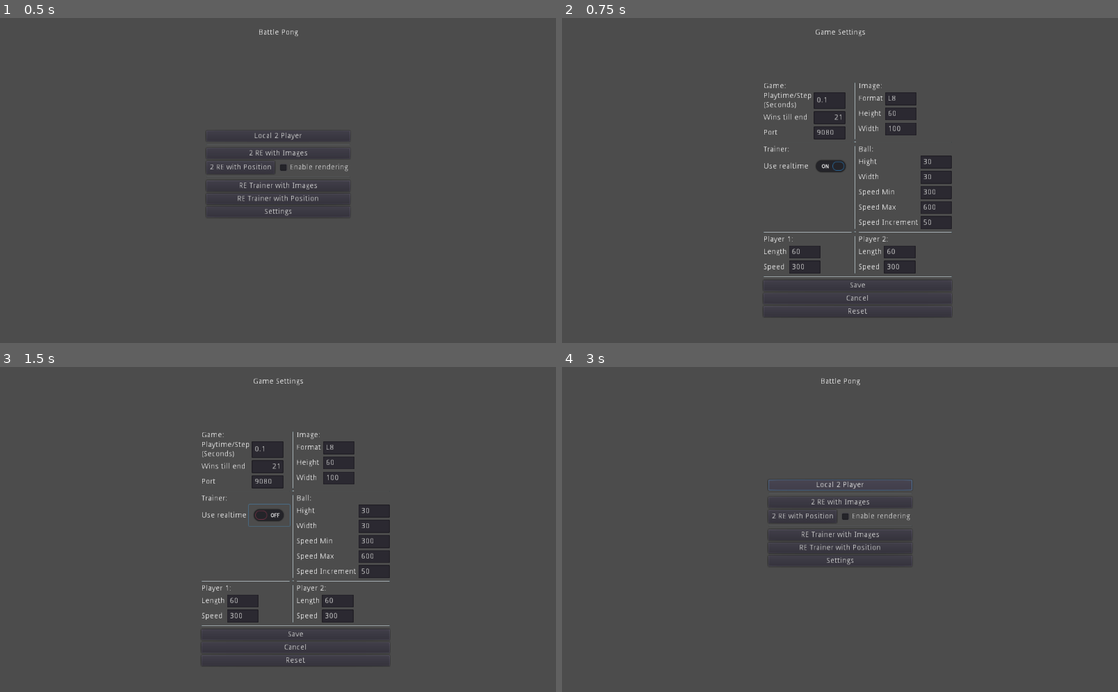
Above: before the commit, frames 1-4 (two rows, left to right).
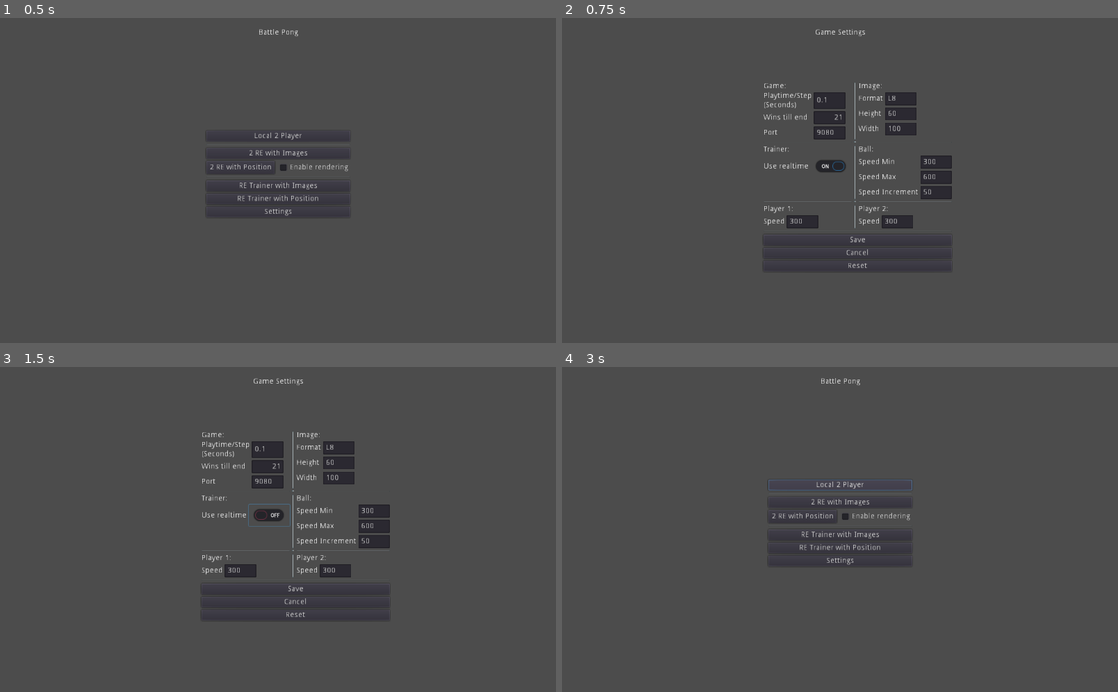
Above: after the commit, the same moments.

Repository: Usatas/Battle-Pong
Game: Godot game, scene res://MainMenu.tscn
The game is run twice, just before and just after one commit, with the same random seed, the same clock (stepped at 60 frames per second) and the same inputs.
Inputs (mouse positions are in pixels of both pictures, inside the frame that each line leads up to):
- Up to frame 1 (0.5 s): no input
- Up to frame 2 (0.75 s): click "Settings" at 0.5 s
- Up to frame 3 (1.5 s): click (266, 516) at 1.25 s
- Up to frame 4 (3 s): click "Cancel" at 2 s; click "Local 2 Player" at 2.75 s

Frame 1 is identical in both runs. In frame 2, 2.4% of the frame differs, in the area x 36-71%, y 43-93%; in frame 3, 2.4%; in frame 4, nothing differs.

Commit message:
Einstellungen zum &auml;ndern von Elementgr&ouml;ßen vorerst ausgeblendet* Feature wird zu einem sp&auml;teren Zeitpunkt eingebaut => Issue erstellt

Diff:
--- a/Battle Pong/SettingsWindow.tscn
+++ b/Battle Pong/SettingsWindow.tscn
@@ -38,7 +38,7 @@
 
 [node name="grid_settings" type="GridContainer" parent="VBoxContainer"]
 margin_right = 347.0
-margin_bottom = 353.0
+margin_bottom = 269.0
 columns = 3
 __meta__ = {
 "_edit_use_anchors_": false
@@ -175,7 +175,7 @@
 [node name="vbox_trainer_settings" type="VBoxContainer" parent="VBoxContainer/grid_settings"]
 margin_top = 117.0
 margin_right = 163.0
-margin_bottom = 271.0
+margin_bottom = 215.0
 
 [node name="lbl_title_trainer_settings" type="Label" parent="VBoxContainer/grid_settings/vbox_trainer_settings"]
 margin_right = 163.0
@@ -240,13 +240,13 @@
 margin_left = 167.0
 margin_top = 117.0
 margin_right = 171.0
-margin_bottom = 271.0
+margin_bottom = 215.0
 
 [node name="vbox_ball_settings" type="VBoxContainer" parent="VBoxContainer/grid_settings"]
 margin_left = 175.0
 margin_top = 117.0
 margin_right = 347.0
-margin_bottom = 271.0
+margin_bottom = 215.0
 
 [node name="lbl_title_ball_settings" type="Label" parent="VBoxContainer/grid_settings/vbox_ball_settings"]
 margin_right = 172.0
@@ -256,89 +256,89 @@
 [node name="grid_ball_settings" type="GridContainer" parent="VBoxContainer/grid_settings/vbox_ball_settings"]
 margin_top = 18.0
 margin_right = 172.0
-margin_bottom = 154.0
+margin_bottom = 98.0
 columns = 2
 
 [node name="lbl_ball_height" type="Label" parent="VBoxContainer/grid_settings/vbox_ball_settings/grid_ball_settings"]
+visible = false
 margin_top = 5.0
 margin_right = 110.0
 margin_bottom = 19.0
 text = "Hight"
 
 [node name="input_ball_height" type="LineEdit" parent="VBoxContainer/grid_settings/vbox_ball_settings/grid_ball_settings"]
+visible = false
+margin_right = 58.0
+margin_bottom = 24.0
+
+[node name="lbl_ball_width" type="Label" parent="VBoxContainer/grid_settings/vbox_ball_settings/grid_ball_settings"]
+visible = false
+margin_top = 5.0
+margin_right = 110.0
+margin_bottom = 19.0
+text = "Width"
+
+[node name="input_ball_width" type="LineEdit" parent="VBoxContainer/grid_settings/vbox_ball_settings/grid_ball_settings"]
+visible = false
+margin_right = 58.0
+margin_bottom = 24.0
+
+[node name="lbl_ball_speed_min" type="Label" parent="VBoxContainer/grid_settings/vbox_ball_settings/grid_ball_settings"]
+margin_top = 5.0
+margin_right = 110.0
+margin_bottom = 19.0
+text = "Speed Min"
+
+[node name="input_ball_speed_min" type="LineEdit" parent="VBoxContainer/grid_settings/vbox_ball_settings/grid_ball_settings"]
 margin_left = 114.0
 margin_right = 172.0
 margin_bottom = 24.0
 
-[node name="lbl_ball_width" type="Label" parent="VBoxContainer/grid_settings/vbox_ball_settings/grid_ball_settings"]
+[node name="lbl_ball_speed_max" type="Label" parent="VBoxContainer/grid_settings/vbox_ball_settings/grid_ball_settings"]
 margin_top = 33.0
 margin_right = 110.0
 margin_bottom = 47.0
-text = "Width"
-
-[node name="input_ball_width" type="LineEdit" parent="VBoxContainer/grid_settings/vbox_ball_settings/grid_ball_settings"]
+text = "Speed Max"
+
+[node name="input_ball_speed_max" type="LineEdit" parent="VBoxContainer/grid_settings/vbox_ball_settings/grid_ball_settings"]
 margin_left = 114.0
 margin_top = 28.0
 margin_right = 172.0
 margin_bottom = 52.0
 
-[node name="lbl_ball_speed_min" type="Label" parent="VBoxContainer/grid_settings/vbox_ball_settings/grid_ball_settings"]
+[node name="lbl_ball_speed_increment" type="Label" parent="VBoxContainer/grid_settings/vbox_ball_settings/grid_ball_settings"]
 margin_top = 61.0
 margin_right = 110.0
 margin_bottom = 75.0
-text = "Speed Min"
-
-[node name="input_ball_speed_min" type="LineEdit" parent="VBoxContainer/grid_settings/vbox_ball_settings/grid_ball_settings"]
+text = "Speed Increment"
+
+[node name="input_ball_speed_increment" type="LineEdit" parent="VBoxContainer/grid_settings/vbox_ball_settings/grid_ball_settings"]
 margin_left = 114.0
 margin_top = 56.0
 margin_right = 172.0
 margin_bottom = 80.0
 
-[node name="lbl_ball_speed_max" type="Label" parent="VBoxContainer/grid_settings/vbox_ball_settings/grid_ball_settings"]
-margin_top = 89.0
-margin_right = 110.0
-margin_bottom = 103.0
-text = "Speed Max"
-
-[node name="input_ball_speed_max" type="LineEdit" parent="VBoxContainer/grid_settings/vbox_ball_settings/grid_ball_settings"]
-margin_left = 114.0
-margin_top = 84.0
-margin_right = 172.0
-margin_bottom = 108.0
-
-[node name="lbl_ball_speed_increment" type="Label" parent="VBoxContainer/grid_settings/vbox_ball_settings/grid_ball_settings"]
-margin_top = 117.0
-margin_right = 110.0
-margin_bottom = 131.0
-text = "Speed Increment"
-
-[node name="input_ball_speed_increment" type="LineEdit" parent="VBoxContainer/grid_settings/vbox_ball_settings/grid_ball_settings"]
-margin_left = 114.0
-margin_top = 112.0
-margin_right = 172.0
-margin_bottom = 136.0
-
 [node name="HSeparator7" type="HSeparator" parent="VBoxContainer/grid_settings"]
-margin_top = 275.0
-margin_right = 163.0
-margin_bottom = 279.0
+margin_top = 219.0
+margin_right = 163.0
+margin_bottom = 223.0
 
 [node name="VSeparator3" type="HSeparator" parent="VBoxContainer/grid_settings"]
 margin_left = 167.0
-margin_top = 275.0
+margin_top = 219.0
 margin_right = 171.0
-margin_bottom = 279.0
+margin_bottom = 223.0
 
 [node name="HSeparator2" type="HSeparator" parent="VBoxContainer/grid_settings"]
 margin_left = 175.0
-margin_top = 275.0
-margin_right = 347.0
-margin_bottom = 279.0
+margin_top = 219.0
+margin_right = 347.0
+margin_bottom = 223.0
 
 [node name="vbox_player_one_settings" type="VBoxContainer" parent="VBoxContainer/grid_settings"]
-margin_top = 283.0
-margin_right = 163.0
-margin_bottom = 353.0
+margin_top = 227.0
+margin_right = 163.0
+margin_bottom = 269.0
 
 [node name="lbl_title_player_one_settings" type="Label" parent="VBoxContainer/grid_settings/vbox_player_one_settings"]
 margin_right = 163.0
@@ -348,43 +348,44 @@
 [node name="grid_player_one_settings" type="GridContainer" parent="VBoxContainer/grid_settings/vbox_player_one_settings"]
 margin_top = 18.0
 margin_right = 163.0
-margin_bottom = 70.0
+margin_bottom = 42.0
 columns = 2
 
 [node name="lbl_player_one_length" type="Label" parent="VBoxContainer/grid_settings/vbox_player_one_settings/grid_player_one_settings"]
-margin_top = 5.0
-margin_right = 43.0
-margin_bottom = 19.0
+visible = false
+margin_right = 58.0
+margin_bottom = 14.0
 text = "Length"
 
 [node name="input_player_one_length" type="LineEdit" parent="VBoxContainer/grid_settings/vbox_player_one_settings/grid_player_one_settings"]
+visible = false
 margin_left = 47.0
 margin_right = 105.0
 margin_bottom = 24.0
+editable = false
 
 [node name="lbl_player_one_speed" type="Label" parent="VBoxContainer/grid_settings/vbox_player_one_settings/grid_player_one_settings"]
-margin_top = 33.0
-margin_right = 43.0
-margin_bottom = 47.0
+margin_top = 5.0
+margin_right = 39.0
+margin_bottom = 19.0
 text = "Speed"
 
 [node name="input_player_one_speed" type="LineEdit" parent="VBoxContainer/grid_settings/vbox_player_one_settings/grid_player_one_settings"]
-margin_left = 47.0
-margin_top = 28.0
-margin_right = 105.0
-margin_bottom = 52.0
+margin_left = 43.0
+margin_right = 101.0
+margin_bottom = 24.0
 
 [node name="VSeparator4" type="VSeparator" parent="VBoxContainer/grid_settings"]
 margin_left = 167.0
-margin_top = 283.0
+margin_top = 227.0
 margin_right = 171.0
-margin_bottom = 353.0
+margin_bottom = 269.0
 
 [node name="vbox_player_two_settings" type="VBoxContainer" parent="VBoxContainer/grid_settings"]
 margin_left = 175.0
-margin_top = 283.0
-margin_right = 347.0
-margin_bottom = 353.0
+margin_top = 227.0
+margin_right = 347.0
+margin_bottom = 269.0
 
 [node name="lbl_title_player_two_settings" type="Label" parent="VBoxContainer/grid_settings/vbox_player_two_settings"]
 margin_right = 172.0
@@ -394,53 +395,53 @@
 [node name="grid_player_two_settings" type="GridContainer" parent="VBoxContainer/grid_settings/vbox_player_two_settings"]
 margin_top = 18.0
 margin_right = 172.0
-margin_bottom = 70.0
+margin_bottom = 42.0
 columns = 2
 
 [node name="lbl_player_two_length" type="Label" parent="VBoxContainer/grid_settings/vbox_player_two_settings/grid_player_two_settings"]
-margin_top = 5.0
-margin_right = 43.0
-margin_bottom = 19.0
+visible = false
+margin_right = 58.0
+margin_bottom = 14.0
 text = "Length"
 
 [node name="input_player_two_length" type="LineEdit" parent="VBoxContainer/grid_settings/vbox_player_two_settings/grid_player_two_settings"]
+visible = false
 margin_left = 47.0
 margin_right = 105.0
 margin_bottom = 24.0
 
 [node name="lbl_player_two_speed" type="Label" parent="VBoxContainer/grid_settings/vbox_player_two_settings/grid_player_two_settings"]
-margin_top = 33.0
-margin_right = 43.0
-margin_bottom = 47.0
+margin_top = 5.0
+margin_right = 39.0
+margin_bottom = 19.0
 text = "Speed"
 
 [node name="input_player_two_speed" type="LineEdit" parent="VBoxContainer/grid_settings/vbox_player_two_settings/grid_player_two_settings"]
-margin_left = 47.0
-margin_top = 28.0
-margin_right = 105.0
-margin_bottom = 52.0
+margin_left = 43.0
+margin_right = 101.0
+margin_bottom = 24.0
 
 [node name="VSeparator5" type="HSeparator" parent="VBoxContainer"]
-margin_top = 357.0
-margin_right = 347.0
-margin_bottom = 361.0
+margin_top = 273.0
+margin_right = 347.0
+margin_bottom = 277.0
 
 [node name="but_save" type="Button" parent="VBoxContainer"]
-margin_top = 365.0
-margin_right = 347.0
-margin_bottom = 385.0
+margin_top = 281.0
+margin_right = 347.0
+margin_bottom = 301.0
 text = "Save"
 
 [node name="but_cancel" type="Button" parent="VBoxContainer"]
-margin_top = 389.0
-margin_right = 347.0
-margin_bottom = 409.0
+margin_top = 305.0
+margin_right = 347.0
+margin_bottom = 325.0
 text = "Cancel"
 
 [node name="but_reset" type="Button" parent="VBoxContainer"]
-margin_top = 413.0
-margin_right = 347.0
-margin_bottom = 433.0
+margin_top = 329.0
+margin_right = 347.0
+margin_bottom = 349.0
 text = "Reset"
 [connection signal="pressed" from="VBoxContainer/grid_settings/vbox_trainer_settings/grid_trainer_settings/input_trainer_position" to="." method="_on_input_trainer_position_pressed"]
 [connection signal="pressed" from="VBoxContainer/but_save" to="." method="_on_but_save_pressed"]
